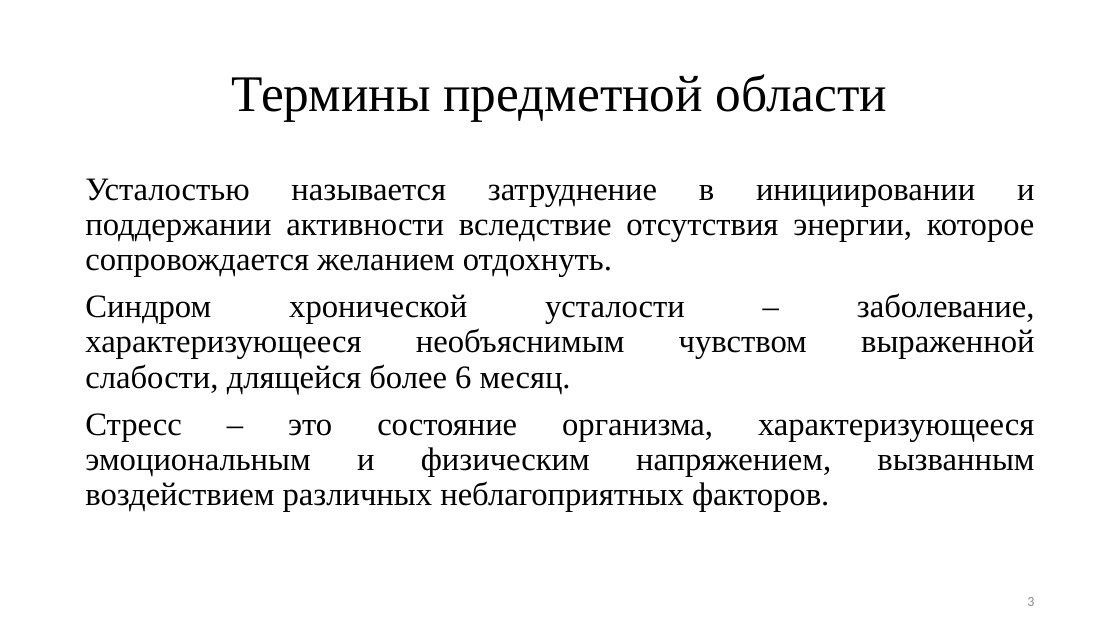
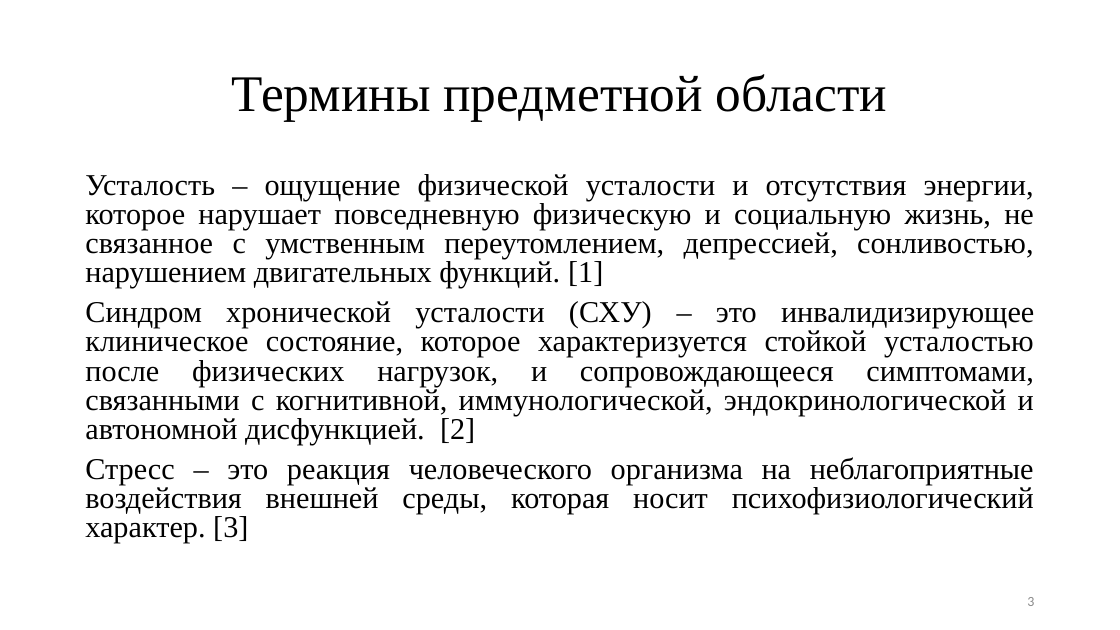
Before and after one commit to TheSawIsTheLaw/FatigueRecognitionSystem, a slide deck: slide 3 of Presentation/presentation.pptx. Drawn at 1120x630 pixels with LibreOffice and Linux fonts; fonts in the diff are those of the drawing. Boxes give left, top, right and bottom in pixels: in the first picture for what was removed or moved away, otherwise in the second. Text is boxed around its words. In the diff, an @@ line names an element or a change of style, - is before the commit and + after.

```diff
--- a/Presentation/presentation.pptx
+++ b/Presentation/presentation.pptx
@@ text at <box>85,174,1034,543</box>: text changed; size 28 to 25.9 pt @@
-Усталостью называется затруднение в инициировании и поддержании активности вследствие отсутствия энергии, которое сопровождается желанием отдохнуть.
-Синдром хронической усталости – заболевание, характеризующееся необъяснимым чувством выраженной слабости, длящейся более 6 месяц.
-Стресс – это состояние организма, характеризующееся эмоциональным и физическим напряжением, вызванным воздействием различных неблагоприятных факторов.
+Усталость – ощущение физической усталости и отсутствия энергии, которое нарушает повседневную физическую и социальную жизнь, не связанное с умственным переутомлением, депрессией, сонливостью, нарушением двигательных функций. [1]
+Синдром хронической усталости (СХУ) – это инвалидизирующее клиническое состояние, которое характеризуется стойкой усталостью после физических нагрузок, и сопровождающееся симптомами, связанными с когнитивной, иммунологической, эндокринологической и автономной дисфункцией. [2]
+Стресс – это реакция человеческого организма на неблагоприятные воздействия внешней среды, которая носит психофизиологический характер. [3]
```
Also in this commit, not shown: 3 other slides changed, 2 slides added, 3 other files.
